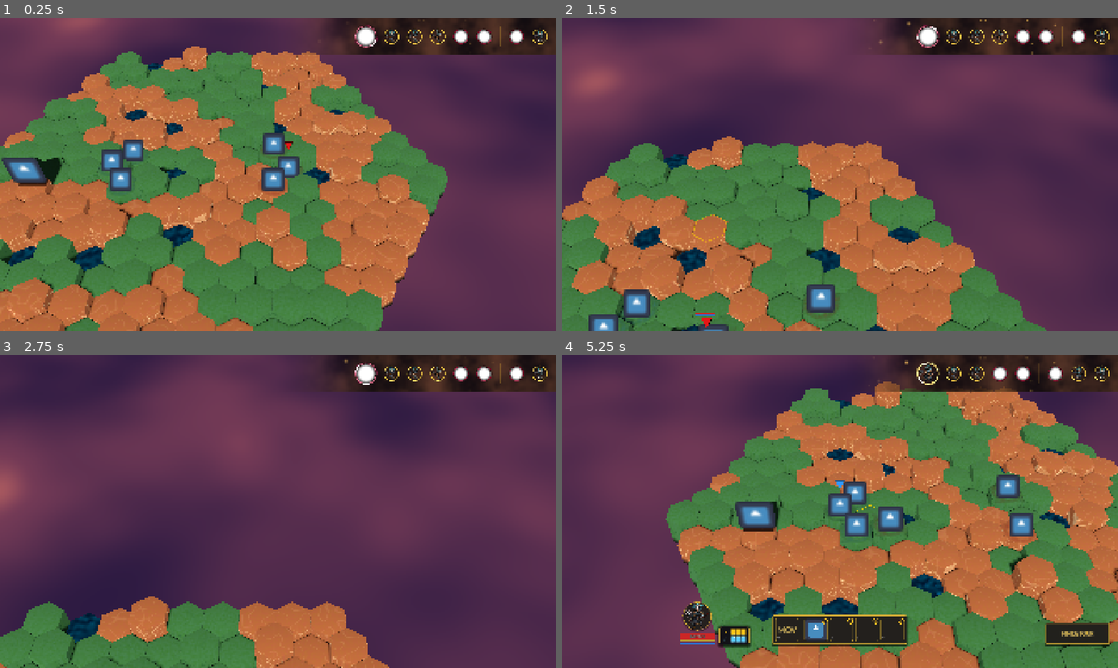
Above: before the commit, frames 1-4 (two rows, left to right).
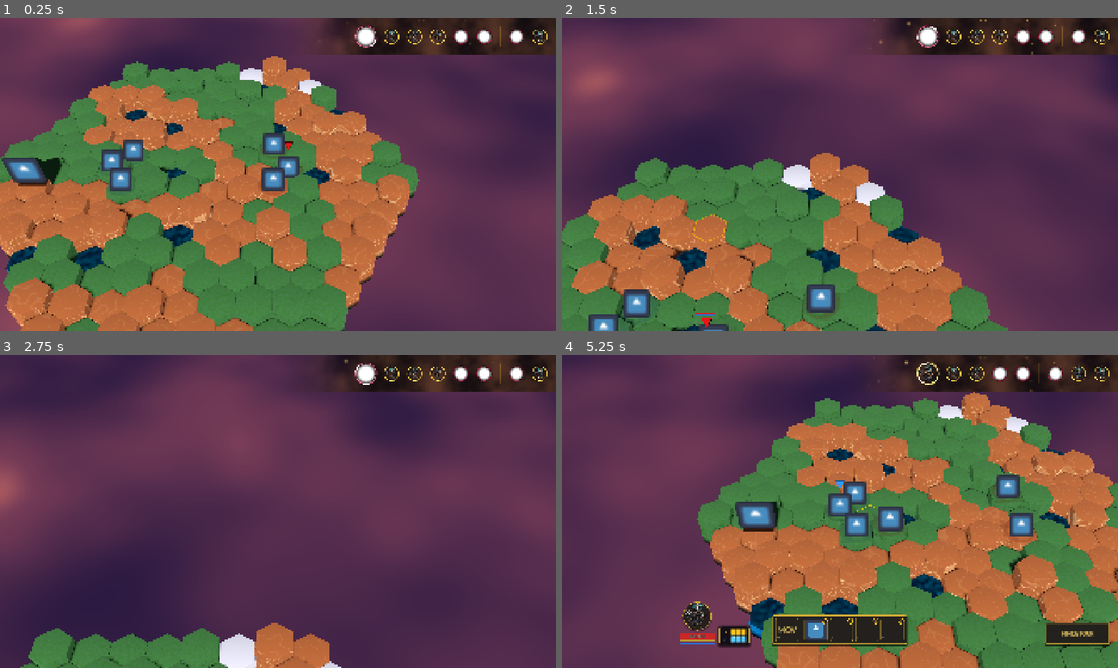
Above: after the commit, the same moments.

Repository: Kobraxos/Mythologia
Game: Godot game, scene res://levels/test_room/test_level.tscn
The game is run twice, just before and just after one commit, with the same random seed, the same clock (stepped at 60 frames per second) and the same inputs. The project has no main scene, so this scene is started directly. The engine's default icon, where the game draws it, is replaced by a stand-in: a white triangle on a blue panel in a dark square.
Inputs (mouse positions are in pixels of both pictures, inside the frame that each line leads up to):
- Up to frame 1 (0.25 s): no input
- Up to frame 2 (1.5 s): move the mouse to (962, 158) at 0.52 s; hold Up (ui_up) 0.53-1.28 s; tap S (camera_backward) at 0.6 s; move the mouse to (728, 190) at 1.27 s; tap W (camera_forward) at 1.35 s
- Up to frame 3 (2.75 s): move the mouse to (333, 442) at 2.02 s; hold Up (ui_up) from 2.03 s (still down); tap A (camera_left) at 2.1 s
- Up to frame 4 (5.25 s): move the mouse to (812, 574) at 2.77 s; tap one key every 0.75 s from 2.85 s: D (camera_right) Q (camera_rotate_left) E (camera_rotate_right) Mouse wheel up (camera_zoom_in); move the mouse to (1006, 558) at 3.52 s; release Up (ui_up) at 3.53 s; move the mouse to (673, 464) at 4.27 s; move the mouse to (867, 511) at 5.02 s

The runs differ from the first frame. In frame 1, 8.2% of the frame differs, in the area x 0-81%, y 9-100%; in frame 2, 7.3%; in frame 3, 7.4%; in frame 4, 8.1%.

Commit message:
feat: implement Olympian biome, terrain types, and grid generation system

Diff:
--- /dev/null
+++ b/data/statuses/regeneration_status.tres
@@ -0,0 +1,27 @@
+[gd_resource type="Resource" script_class="StatusEffectData" format=3 uid="uid://dregen123"]
+
+[ext_resource type="Script" path="res://data/statuses/status_effect_data.gd" id="1_script"]
+
+[resource]
+script = ExtResource("1_script")
+id = &"nectar_regen"
+effect_name = "Régénération Divine"
+description = "Baigne dans le Nectar. Restaure des PV à chaque tour."
+type = 0
+duration_in_turns = 1
+merge_strategy = 2
+is_dispellable = true
+is_untargetable = false
+activation_condition = 0
+stat_scaling = 0
+modifiers = Array[Resource]([])
+is_stunned = false
+is_rooted = false
+is_silenced = false
+is_disarmed = false
+damage_per_turn = 0
+healing_per_turn = 5
+dot_element = 7
+triggers = Array[Resource]([])
+prevents_death = false
+set_health_on_prevent = 1
--- a/data/terrain/biome_palette.gd
+++ b/data/terrain/biome_palette.gd
@@ -17,3 +17,9 @@
 @export var water_terrain: TerrainData
 ## Obstacles infranchissables (piliers)
 @export var obstacle_terrain: TerrainData
+## Terrain spécial (Nectar, Lave, etc.)
+@export var special_terrain: TerrainData
+## Terrain de route (Marbre, Pavés)
+@export var road_terrain: TerrainData
+## Terrain des gouffres aux bords de la carte (Abysse)
+@export var abyss_terrain: TerrainData
--- a/data/terrain/biomes/olympian_biome.tres
+++ b/data/terrain/biomes/olympian_biome.tres
@@ -5,6 +5,9 @@
 [ext_resource type="Resource" path="res://data/terrain/tile_grass.tres" id="3_grass"]
 [ext_resource type="Resource" path="res://data/terrain/tile_water.tres" id="4_water"]
 [ext_resource type="Resource" path="res://data/terrain/tiles/tile_obstacle.tres" id="5_obstacle"]
+[ext_resource type="Resource" uid="uid://ce123abysstres" path="res://data/terrain/tiles/tile_abyss.tres" id="6_abyss"]
+[ext_resource type="Resource" uid="uid://ce123roadtres" path="res://data/terrain/tiles/tile_road.tres" id="7_road"]
+[ext_resource type="Resource" uid="uid://tilenectar123" path="res://data/terrain/tiles/tile_nectar.tres" id="8_nectar"]
 
 [resource]
 script = ExtResource("1_script")
@@ -14,3 +17,6 @@
 fertile_terrain = ExtResource("3_grass")
 water_terrain = ExtResource("4_water")
 obstacle_terrain = ExtResource("5_obstacle")
+special_terrain = ExtResource("8_nectar")
+road_terrain = ExtResource("7_road")
+abyss_terrain = ExtResource("6_abyss")
--- /dev/null
+++ b/data/terrain/tiles/tile_abyss.tres
@@ -0,0 +1,17 @@
+[gd_resource type="Resource" script_class="TerrainData" format=3 uid="uid://dhqfnbgam60q1"]
+
+[ext_resource type="Script" path="res://data/terrain/terrain_data.gd" id="1_yfgsx"]
+[ext_resource type="PackedScene" path="res://data/terrain/tiles/visual_abyss.tscn" id="2_vis"]
+
+[resource]
+script = ExtResource("1_yfgsx")
+is_surface = false
+duration_turns = 0
+id = &"abyss"
+terrain_name = "Abysse Céleste"
+description = "Un vide infini. Quiconque y tombe périt."
+is_walkable = false
+movement_cost = 99
+blocks_line_of_sight = false
+terrain_element = 0
+visual_prefab = ExtResource("2_vis")
--- /dev/null
+++ b/data/terrain/tiles/tile_nectar.tres
@@ -0,0 +1,19 @@
+[gd_resource type="Resource" script_class="TerrainData" format=3 uid="uid://d1xwa5ns0yj11"]
+
+[ext_resource type="Script" path="res://data/terrain/terrain_data.gd" id="1_yfgsx"]
+[ext_resource type="PackedScene" uid="uid://dvisnectar123" path="res://data/terrain/tiles/visual_nectar.tscn" id="2_vis"]
+[ext_resource type="Resource" uid="uid://dregen123" path="res://data/statuses/regeneration_status.tres" id="3_regen"]
+
+[resource]
+script = ExtResource("1_yfgsx")
+is_surface = false
+duration_turns = 0
+id = &"nectar"
+terrain_name = "Source de Nectar"
+description = "Une source divine qui soigne ceux qui s'y baignent."
+is_walkable = true
+movement_cost = 2
+blocks_line_of_sight = false
+terrain_element = 7
+visual_prefab = ExtResource("2_vis")
+applied_status_effects = Array[Resource]([ExtResource("3_regen")])
--- /dev/null
+++ b/data/terrain/tiles/tile_road.tres
@@ -0,0 +1,17 @@
+[gd_resource type="Resource" script_class="TerrainData" format=3 uid="uid://ce123roadtres"]
+
+[ext_resource type="Script" path="res://data/terrain/terrain_data.gd" id="1_yfgsx"]
+[ext_resource type="PackedScene" uid="uid://droad123" path="res://data/terrain/tiles/visual_road.tscn" id="2_vis"]
+
+[resource]
+script = ExtResource("1_yfgsx")
+is_surface = false
+duration_turns = 0
+id = &"road"
+terrain_name = "Voie de Marbre"
+description = "Une route majestueuse tissée par les dieux."
+is_walkable = true
+movement_cost = 1
+blocks_line_of_sight = false
+terrain_element = 0
+visual_prefab = ExtResource("2_vis")
--- /dev/null
+++ b/data/terrain/tiles/visual_abyss.tscn
@@ -0,0 +1,3 @@
+[gd_scene format=3 uid="uid://dce123abyss"]
+
+[node name="VisualAbyss" type="Node3D"]
--- /dev/null
+++ b/data/terrain/tiles/visual_nectar.tscn
@@ -0,0 +1,9 @@
+[gd_scene format=3 uid="uid://dvisnectar123"]
+
+[ext_resource type="Material" uid="uid://dnectar123" path="res://data/terrain/visuals/mat_hex_nectar.tres" id="1_mat"]
+[ext_resource type="ArrayMesh" uid="uid://bhkn5v2swm7hy" path="res://assets/3d/msh_hex_base.res" id="2_mesh"]
+
+[node name="VisualNectar" type="MeshInstance3D"]
+transform = Transform3D(1, 0, 0, 0, 0.9, 0, 0, 0, 1, 0, -0.05, 0)
+material_override = ExtResource("1_mat")
+mesh = ExtResource("2_mesh")
--- /dev/null
+++ b/data/terrain/tiles/visual_road.tscn
@@ -0,0 +1,8 @@
+[gd_scene format=3 uid="uid://droad123"]
+
+[ext_resource type="Material" uid="uid://dmarble123" path="res://data/terrain/visuals/mat_hex_marble.tres" id="1_mat"]
+[ext_resource type="ArrayMesh" uid="uid://bhkn5v2swm7hy" path="res://assets/3d/msh_hex_base.res" id="2_mesh"]
+
+[node name="VisualRoad" type="MeshInstance3D"]
+material_override = ExtResource("1_mat")
+mesh = ExtResource("2_mesh")
--- /dev/null
+++ b/data/terrain/visuals/mat_hex_marble.tres
@@ -0,0 +1,9 @@
+[gd_resource type="StandardMaterial3D" format=3 uid="uid://dmarble123"]
+
+[resource]
+albedo_color = Color(0.9, 0.9, 0.9, 1)
+metallic = 0.3
+roughness = 0.2
+emission_enabled = true
+emission = Color(0.9, 0.8, 0.4, 1)
+emission_energy_multiplier = 0.1
--- /dev/null
+++ b/data/terrain/visuals/mat_hex_nectar.tres
@@ -0,0 +1,15 @@
+[gd_resource type="ShaderMaterial" format=3 uid="uid://dnectar123"]
+
+[ext_resource type="Shader" uid="uid://cx6i12345" path="res://assets/3d/shd_hex_liquid.gdshader" id="1_shader"]
+
+[resource]
+resource_name = "mat_nectar"
+render_priority = 0
+shader = ExtResource("1_shader")
+shader_parameter/base_color = Color(0.8, 0.7, 0.2, 1)
+shader_parameter/emission_color = Color(1.0, 0.9, 0.3, 1)
+shader_parameter/emission_strength = 0.8
+shader_parameter/wave_speed = 0.6
+shader_parameter/wave_scale = 1.5
+shader_parameter/fade_start_y = 0.0
+shader_parameter/fade_end_y = -0.5
--- a/levels/test_room/test_level.tscn
+++ b/levels/test_room/test_level.tscn
@@ -42,6 +42,12 @@
 [sub_resource type="FastNoiseLite" id="FastNoiseLite_obstacle"]
 frequency = 0.05
 
+[sub_resource type="FastNoiseLite" id="FastNoiseLite_road"]
+frequency = 0.08
+
+[sub_resource type="FastNoiseLite" id="FastNoiseLite_special"]
+frequency = 0.1
+
 [sub_resource type="PlaneMesh" id="PlaneMesh_sea"]
 size = Vector2(100, 100)
 
@@ -53,6 +59,8 @@
 active_biome = ExtResource("10_biome")
 moisture_noise = SubResource("FastNoiseLite_moisture")
 obstacle_noise = SubResource("FastNoiseLite_obstacle")
+road_noise = SubResource("FastNoiseLite_road")
+special_noise = SubResource("FastNoiseLite_special")
 
 [node name="DirectionalLight3D" type="DirectionalLight3D" parent="." unique_id=131529003]
 transform = Transform3D(1, 0, 0, 0, 0.707107, 0.707107, 0, -0.707107, 0.707107, 0, 10, 0)
--- a/systems/grid/grid_generator/grid_generator.gd
+++ b/systems/grid/grid_generator/grid_generator.gd
@@ -18,6 +18,10 @@
 @export var moisture_noise: FastNoiseLite
 ## Bruit déterminant l'apparition d'obstacles
 @export var obstacle_noise: FastNoiseLite
+## Bruit déterminant l'apparition des routes de marbre
+@export var road_noise: FastNoiseLite
+## Bruit déterminant l'apparition des éléments spéciaux (Nectar)
+@export var special_noise: FastNoiseLite
 
 # PUBLIC VARIABLES
 ## Dictionnaire contenant toutes les tuiles instanciées sur le plateau.
@@ -57,8 +61,14 @@
 		moisture_noise.seed = grid_seed + 1000 # Graine décalée
 	if obstacle_noise:
 		obstacle_noise.seed = grid_seed + 2000 # Graine décalée
+	if road_noise:
+		road_noise.seed = grid_seed + 3000
+	if special_noise:
+		special_noise.seed = grid_seed + 4000
 
 	for hex_coord: Vector3i in coords:
+		var dist_to_center: int = HexMath.distance_2d_flat(Vector2i.ZERO, Vector2i(hex_coord.x, hex_coord.y))
+
 		# Application du relief procédural via le bruit (Noise)
 		if elevation_noise:
 			var noise_val: float = elevation_noise.get_noise_2d(hex_coord.x * 10.0, hex_coord.y * 10.0)
@@ -76,28 +86,47 @@
 
 		var chosen_terrain: TerrainData = active_biome.base_terrain
 
-		# 1. Vérification de l'eau (Altitude)
-		if hex_coord.z <= active_biome.water_level and active_biome.water_terrain:
-			chosen_terrain = active_biome.water_terrain
+		# 0. Abyss Logic (Bords de la carte)
+		if dist_to_center >= map_radius and active_biome.abyss_terrain:
+			chosen_terrain = active_biome.abyss_terrain
 		else:
-			# 2. Vérification des obstacles (Bruit haute fréquence)
-			var is_obstacle: bool = false
-			if obstacle_noise and active_biome.obstacle_terrain:
-				var obs_val: float = obstacle_noise.get_noise_2d(hex_coord.x * 10.0, hex_coord.y * 10.0)
-				if obs_val > 0.6:
-					chosen_terrain = active_biome.obstacle_terrain
-					is_obstacle = true
+			# 1. Vérification de l'eau/liquide (Altitude)
+			if hex_coord.z <= active_biome.water_level:
+				if special_noise and active_biome.special_terrain:
+					var special_val: float = special_noise.get_noise_2d(hex_coord.x * 10.0, hex_coord.y * 10.0)
+					if special_val > 0.6:
+						chosen_terrain = active_biome.special_terrain
+					elif active_biome.water_terrain:
+						chosen_terrain = active_biome.water_terrain
+				elif active_biome.water_terrain:
+					chosen_terrain = active_biome.water_terrain
+			else:
+				# 2. Vérification des obstacles (Bruit haute fréquence)
+				var is_obstacle: bool = false
+				if obstacle_noise and active_biome.obstacle_terrain:
+					var obs_val: float = obstacle_noise.get_noise_2d(hex_coord.x * 10.0, hex_coord.y * 10.0)
+					if obs_val > 0.6:
+						chosen_terrain = active_biome.obstacle_terrain
+						is_obstacle = true
 
-			# 3. Logique d'humidité (Moisture)
-			if not is_obstacle:
-				if moisture_noise:
-					var moisture_val: float = moisture_noise.get_noise_2d(hex_coord.x * 10.0, hex_coord.y * 10.0)
-					if moisture_val > 0.0 and active_biome.fertile_terrain:
-						chosen_terrain = active_biome.fertile_terrain
-					elif active_biome.base_terrain:
-						chosen_terrain = active_biome.base_terrain
-				else:
-					if active_biome.base_terrain: chosen_terrain = active_biome.base_terrain
+				# 3. Logique de route (Marbre)
+				var is_road: bool = false
+				if not is_obstacle and road_noise and active_biome.road_terrain:
+					var road_val: float = road_noise.get_noise_2d(hex_coord.x * 10.0, hex_coord.y * 10.0)
+					if road_val > 0.5:
+						chosen_terrain = active_biome.road_terrain
+						is_road = true
+
+				# 4. Logique d'humidité (Moisture)
+				if not is_obstacle and not is_road:
+					if moisture_noise:
+						var moisture_val: float = moisture_noise.get_noise_2d(hex_coord.x * 10.0, hex_coord.y * 10.0)
+						if moisture_val > 0.0 and active_biome.fertile_terrain:
+							chosen_terrain = active_biome.fertile_terrain
+						elif active_biome.base_terrain:
+							chosen_terrain = active_biome.base_terrain
+					else:
+						if active_biome.base_terrain: chosen_terrain = active_biome.base_terrain
 
 		if not chosen_terrain:
 			push_error("GridGenerator: Aucun TerrainData valide trouvé dans la palette.")
